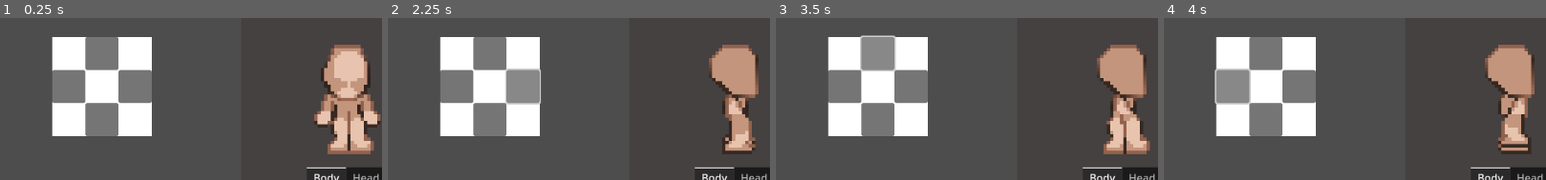
Above: before the commit, frames 1-4 (left to right).
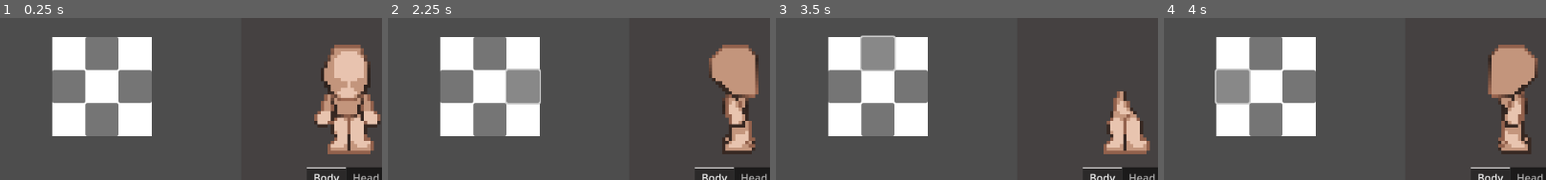
Above: after the commit, the same moments.

Repository: p1petto/CharacterMakerNew
Game: Godot game, scene res://Scenes/maker.tscn
The game is run twice, just before and just after one commit, with the same random seed, the same clock (stepped at 60 frames per second) and the same inputs. The engine's default icon, where the game draws it, is replaced by a stand-in: a white triangle on a blue panel in a dark square.
Inputs (mouse positions are % of the whole screen's width and height, from its top left):
- Up to frame 1 (0.25 s): no input
- Up to frame 2 (2.25 s): click (15, 71) at 0.5 s; click (18, 39) at 1.25 s; click (22, 29) at 2 s
- Up to frame 3 (3.5 s): click (18, 19) at 2.75 s
- Up to frame 4 (4 s): click (14, 29) at 3.5 s
The pictures show only the part of the screen within x 5-55%, y 8-57%; the shares and areas given below are measured in that part.

The runs differ from the first frame. In frame 1, 0.2% of the frame differs, in the area x 86-97%, y 49-66%; in frame 2, 0.3%; in frame 3, 3.8%, in the area x 84-97%, y 16-85%; in frame 4, 2.7%.
Error in both runs: Invalid call to function 'setup_polygon' in base 'Node2D (dynamic_part.gd)'. Expected 1 arguments. (res://Scripts/character.gd:22)

Commit message:
Смена z индекса при повороте

Diff:
--- a/Resources/DynamicPart/Body/ManBody.tres
+++ b/Resources/DynamicPart/Body/ManBody.tres
@@ -10,4 +10,12 @@
 down_glare_array_points = PackedVector2Array()
 horizontal_glare_array_points = PackedVector2Array()
 top_glare_array_points = PackedVector2Array()
+position_x_down = 25.0
+position_x_right = 25.0
+position_x_top = 25.0
+position_x_left = 26.0
+z_down = 5.0
+z_right = 4.0
+z_top = 4.0
+z_left = 2.0
 markers = Array[int]([1, 2, 3, 4])
--- a/Resources/DynamicPart/Head/head.tres
+++ b/Resources/DynamicPart/Head/head.tres
@@ -10,4 +10,12 @@
 down_glare_array_points = PackedVector2Array(3, 9, 3, 3, 6, 1, 10, 1, 12, 4, 12, 9, 8, 10, 8, 12, 10, 13, 9, 15, 5, 15, 4, 13, 7, 12, 8, 11, 7, 10)
 horizontal_glare_array_points = PackedVector2Array()
 top_glare_array_points = PackedVector2Array()
+position_x_down = 25.0
+position_x_right = 25.0
+position_x_top = 25.0
+position_x_left = 25.1
+z_down = 6.0
+z_right = 6.0
+z_top = 3.0
+z_left = 6.0
 markers = Array[int]([1, 2, 3, 4, 5])
--- a/Scenes/character.tscn
+++ b/Scenes/character.tscn
@@ -23,23 +23,39 @@
 position = Vector2(25, 15)
 dynamic_part = ExtResource("3_0fwpx")
 
+[node name="LegR" parent="." groups=["ConditionallyDynamic"] instance=ExtResource("3_imctp")]
+position = Vector2(33, 29)
+sprite_frames = ExtResource("8_x8fpm")
+z_down = 2.0
+z_right = 1.0
+z_top = 6.0
+z_left = 4.0
+
+[node name="LegL" parent="." groups=["ConditionallyDynamic"] instance=ExtResource("3_imctp")]
+position = Vector2(33, 29)
+sprite_frames = ExtResource("6_ngtbd")
+z_down = 1.0
+z_right = 2.0
+z_top = 5.0
+z_left = 3.0
+
 [node name="ArmL" parent="." groups=["ConditionallyDynamic"] instance=ExtResource("3_imctp")]
 position = Vector2(32, 32)
 sprite_frames = ExtResource("5_eiu34")
+z_down = 3.0
+z_right = 5.0
+z_top = 1.0
+z_left = 1.0
 
 [node name="ArmR" parent="." groups=["ConditionallyDynamic"] instance=ExtResource("3_imctp")]
 position = Vector2(34, 32)
 sprite_frames = ExtResource("4_hibsb")
+z_down = 4.0
+z_right = 3.0
+z_top = 2.0
+z_left = 5.0
 
 [node name="Head" parent="." groups=["Dynamic"] instance=ExtResource("1_qwsbw")]
 clip_children = 2
 position = Vector2(25, 15)
 dynamic_part = ExtResource("2_60lhr")
-
-[node name="LegR" parent="." groups=["ConditionallyDynamic"] instance=ExtResource("3_imctp")]
-position = Vector2(33, 29)
-sprite_frames = ExtResource("8_x8fpm")
-
-[node name="LegL" parent="." groups=["ConditionallyDynamic"] instance=ExtResource("3_imctp")]
-position = Vector2(33, 29)
-sprite_frames = ExtResource("6_ngtbd")
--- a/Scenes/dynamic_part.tscn
+++ b/Scenes/dynamic_part.tscn
@@ -46,6 +46,13 @@
 position = Vector2(0, 2)
 polygon = PackedVector2Array(7, 11, 5, 11, 3, 13, 3, 17, 4, 20, 7, 21, 10, 20, 11, 17, 11, 14, 9, 11)
 
+[node name="testpolugonbody3" type="Polygon2D" parent="."]
+visible = false
+modulate = Color(0.768627, 0.588235, 0.490196, 1)
+clip_children = 2
+position = Vector2(11, 2)
+polygon = PackedVector2Array(7, 11, 5, 11, 3, 14, 3, 17, 4, 20, 7, 21, 10, 20, 11, 17, 11, 13, 9, 11)
+
 [node name="testglare" type="Polygon2D" parent="."]
 visible = false
 color = Color(0.909804, 0.768627, 0.686275, 1)
--- a/Scripts/ConditionallyDynamicPart/conditionally_dynamic_part.gd
+++ b/Scripts/ConditionallyDynamicPart/conditionally_dynamic_part.gd
@@ -4,6 +4,11 @@
 @export var sprite_frames: SpriteFrames
 @export var cur_frame: int
 @export var cur_animation: String
+
+@export var z_down: float
+@export var z_right: float
+@export var z_top: float
+@export var z_left: float
 
 var current_state: String = "idle"
 var current_direction: String = "down"
@@ -21,6 +26,16 @@
 func change_direction(direction: String) -> void:
 	if direction not in ["top", "down", "left", "right"]:
 		return
+
+	match direction:
+		"down":
+			z_index = z_down
+		"right":
+			z_index = z_right
+		"top":
+			z_index = z_top
+		"left":
+			z_index = z_left
 
 	current_direction = direction
 	update_animation()
--- a/Scripts/DynamicParts/dynamic_part.gd
+++ b/Scripts/DynamicParts/dynamic_part.gd
@@ -23,10 +23,39 @@
 	if dir == "down":
 		polygon2d.polygon = dynamic_part.down_array_points
 		line2d.points = dynamic_part.down_array_points
+		glare.polygon = dynamic_part.down_glare_array_points
 
-		glare.polygon = dynamic_part.down_glare_array_points
+		position.x = dynamic_part.position_x_down
+		z_index = dynamic_part.z_down
+	if dir == "top":
+		polygon2d.polygon = dynamic_part.top_array_points
+		line2d.points = dynamic_part.top_array_points
+		glare.polygon = dynamic_part.top_glare_array_points
+
+		position.x = dynamic_part.position_x_top
+		z_index = dynamic_part.z_top
 	if dir == "right":
 		polygon2d.polygon = dynamic_part.horizontal_array_points
 		line2d.points = dynamic_part.horizontal_array_points
+		glare.polygon = dynamic_part.horizontal_glare_array_points
 
-		glare.polygon = dynamic_part.horizontal_glare_array_points
+		position.x = dynamic_part.position_x_right
+		z_index = dynamic_part.z_right
+	if dir == "left":
+		var mirrored_points = []
+		var mirrored_glare_points = []
+
+		# Mirror horizontal points around x=7
+		for point in dynamic_part.horizontal_array_points:
+			mirrored_points.append(Vector2(7 - (point.x - 7), point.y))
+
+		# Mirror glare points around x=7
+		for point in dynamic_part.horizontal_glare_array_points:
+			mirrored_glare_points.append(Vector2(7 - (point.x - 7), point.y))
+
+		polygon2d.polygon = mirrored_points
+		line2d.points = mirrored_points
+		glare.polygon = mirrored_glare_points
+
+		position.x = dynamic_part.position_x_left
+		z_index = dynamic_part.z_left
--- a/Scripts/DynamicParts/resource_dynamic_part.gd
+++ b/Scripts/DynamicParts/resource_dynamic_part.gd
@@ -10,4 +10,14 @@
 @export var horizontal_glare_array_points: PackedVector2Array
 @export var top_glare_array_points: PackedVector2Array
 
+@export var position_x_down: float
+@export var position_x_right: float
+@export var position_x_top: float
+@export var position_x_left: float
+
+@export var z_down: float
+@export var z_right: float
+@export var z_top: float
+@export var z_left: float
+
 @export var markers: Array[int]
Binary file changed: Assets/Character/arm/idle-arm-down.png
